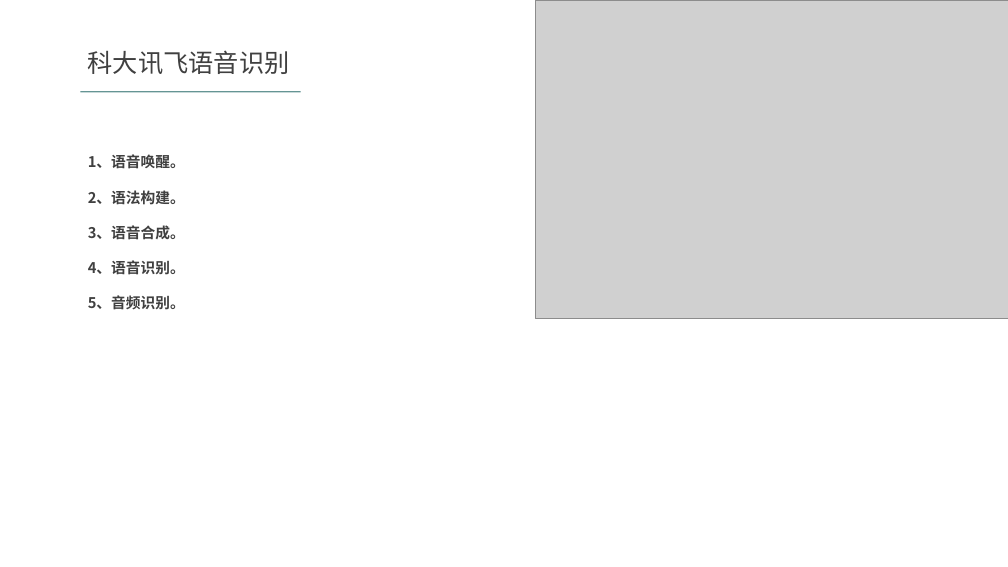
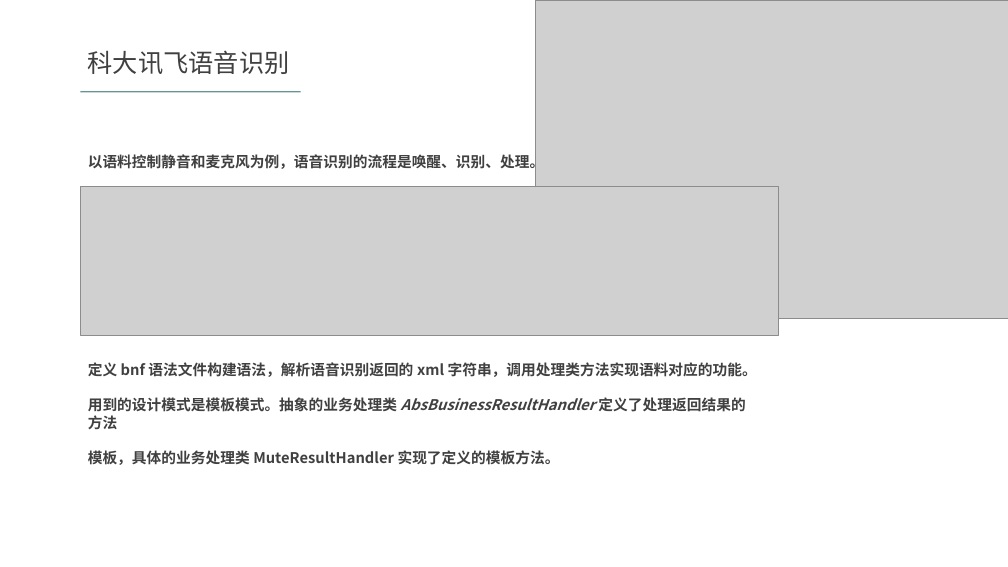
Before and after one commit to gs-wlzhou/FormalDefense, a slide deck: slide 17 of 转正答辩.pptx. Drawn at 1008x567 pixels with LibreOffice and Linux fonts; fonts in the diff are those of the drawing; grey boxes stand for pictures. Boxes give left, top, right and bottom in pixels: in the first picture for what was removed or moved away, otherwise in the second. Text is boxed around its words. In the diff, an @@ line names an element or a change of style, - is before the commit and + after.

```diff
--- a/转正答辩.pptx
+++ b/转正答辩.pptx
@@ text at (88,153,544,172): text changed @@
-1、语音唤醒。
-2、语法构建。
-3、语音合成。
-4、语音识别。
-5、音频识别。
+以语料控制静音和麦克风为例，语音识别的流程是唤醒、识别、处理。
@@ picture added at (80,186,778,335) @@
@@ text added at (88,362,757,465), 14 pt, text #404040, bold @@
+定义 bnf 语法文件构建语法，解析语音识别返回的 xml 字符串，调用处理类方法实现语料对应的功能。
+用到的设计模式是模板模式。抽象的业务处理类 AbsBusinessResultHandler 定义了处理返回结果的方法
+模板，具体的业务处理类 MuteResultHandler 实现了定义的模板方法。
```
Also in this commit, not shown: 1 other slide changed, 2 slides added, 1 slide removed.
